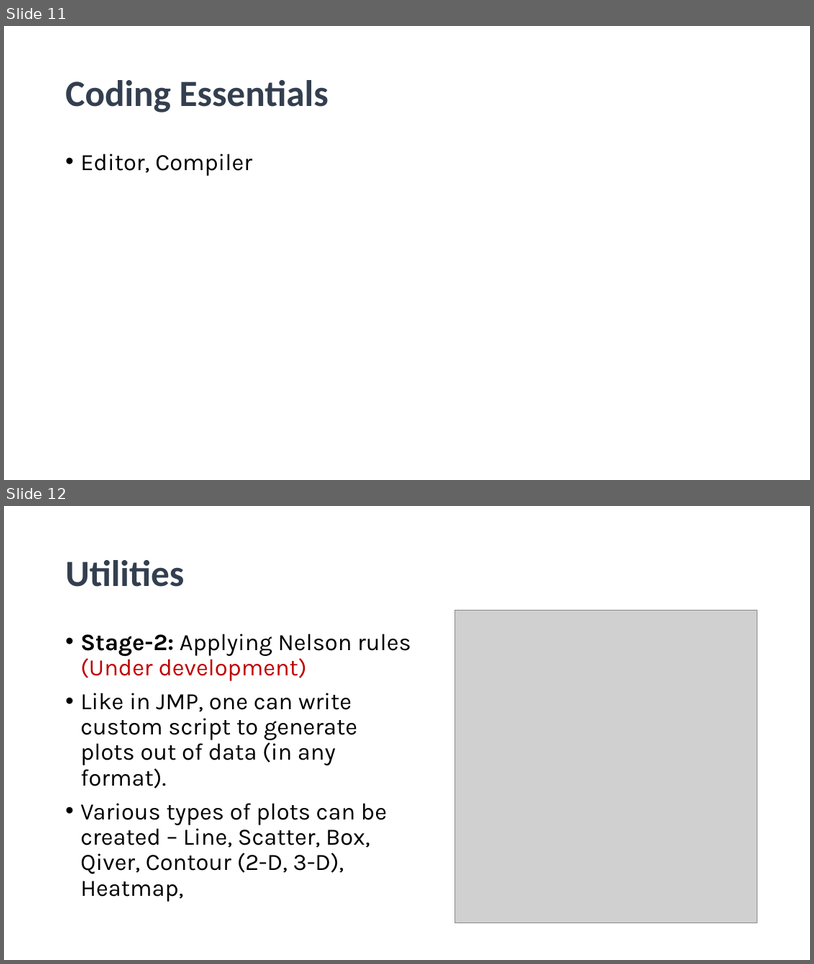
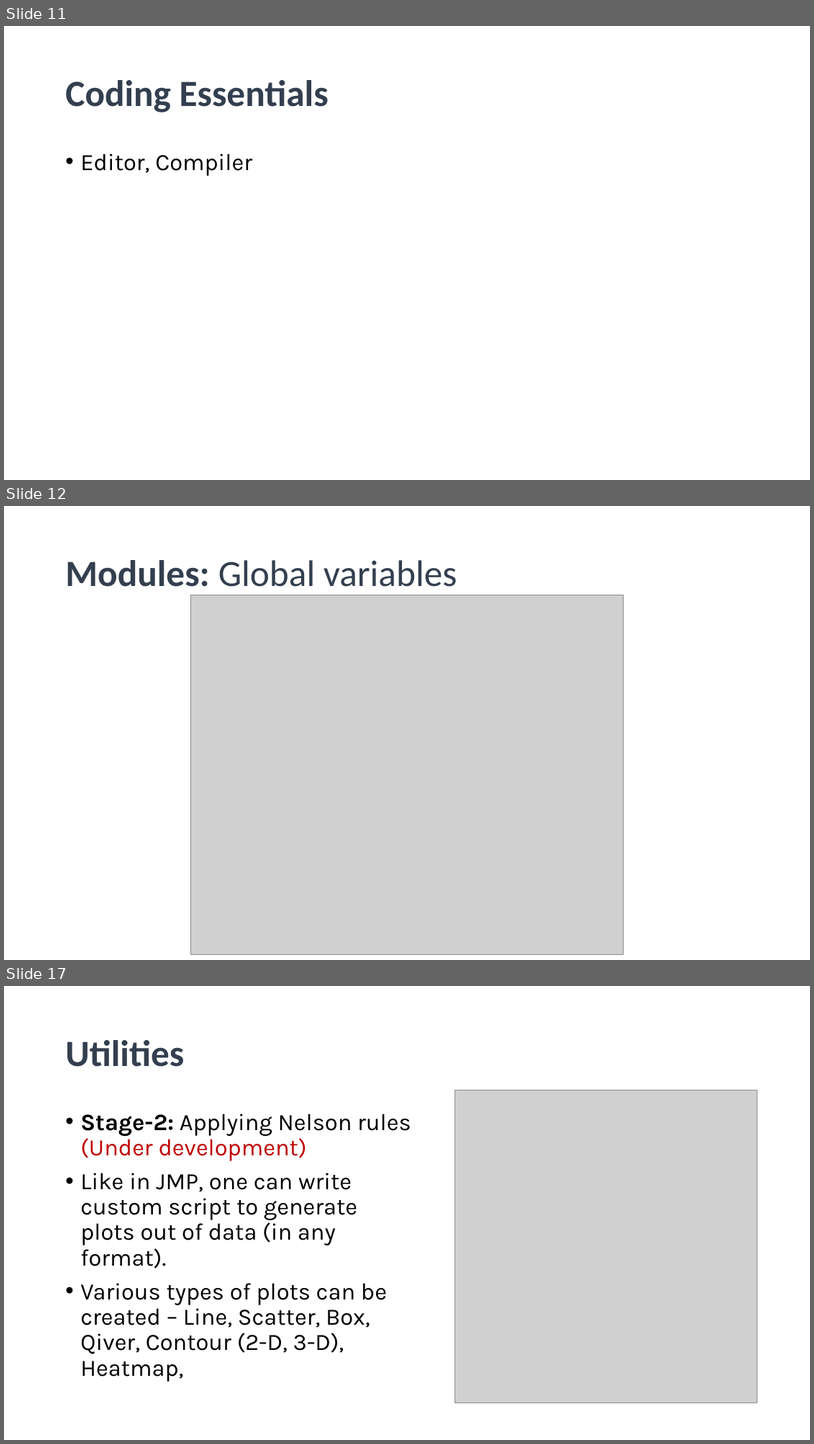
Before and after one commit to abhi3700/AutoPlot, a slide deck: sessions/1/AutoPlot_session_1.pptx. Shown one above the other, each under a label of ours: slides 11 and 12 before the commit, slides 11, 12 and 17 after it; the slides between them are not shown. The pictures are 814x964 and 814x1444 pixels, drawn with LibreOffice and Linux fonts; fonts in the diff are those of the drawing; grey boxes stand for pictures; background and template pictures are left out. Boxes give left, top, right and bottom in pixels: in the first picture for what was removed or moved away, otherwise in the second. Text is boxed around its words. In the diff, an @@ line names an element or a change of style, - is before the commit and + after.

Commit message:
snippet images added for PPT

```diff
--- a/sessions/1/AutoPlot_session_1.pptx
+++ b/sessions/1/AutoPlot_session_1.pptx
@@ slide 12 added at (x1=4, y1=506, x2=810, y2=960), background picture (left out) @@
@@ title added at (x1=65, y1=560, x2=457, y2=587), 44 pt, text #333F50 @@
+Modules: Global variables
@@ picture added at (x1=190, y1=595, x2=623, y2=954) @@
@@ what was slide 12 is now slide 17 @@
```
Also in this commit, not shown: 5 slides changed, 4 other slides added, 7 other files.
